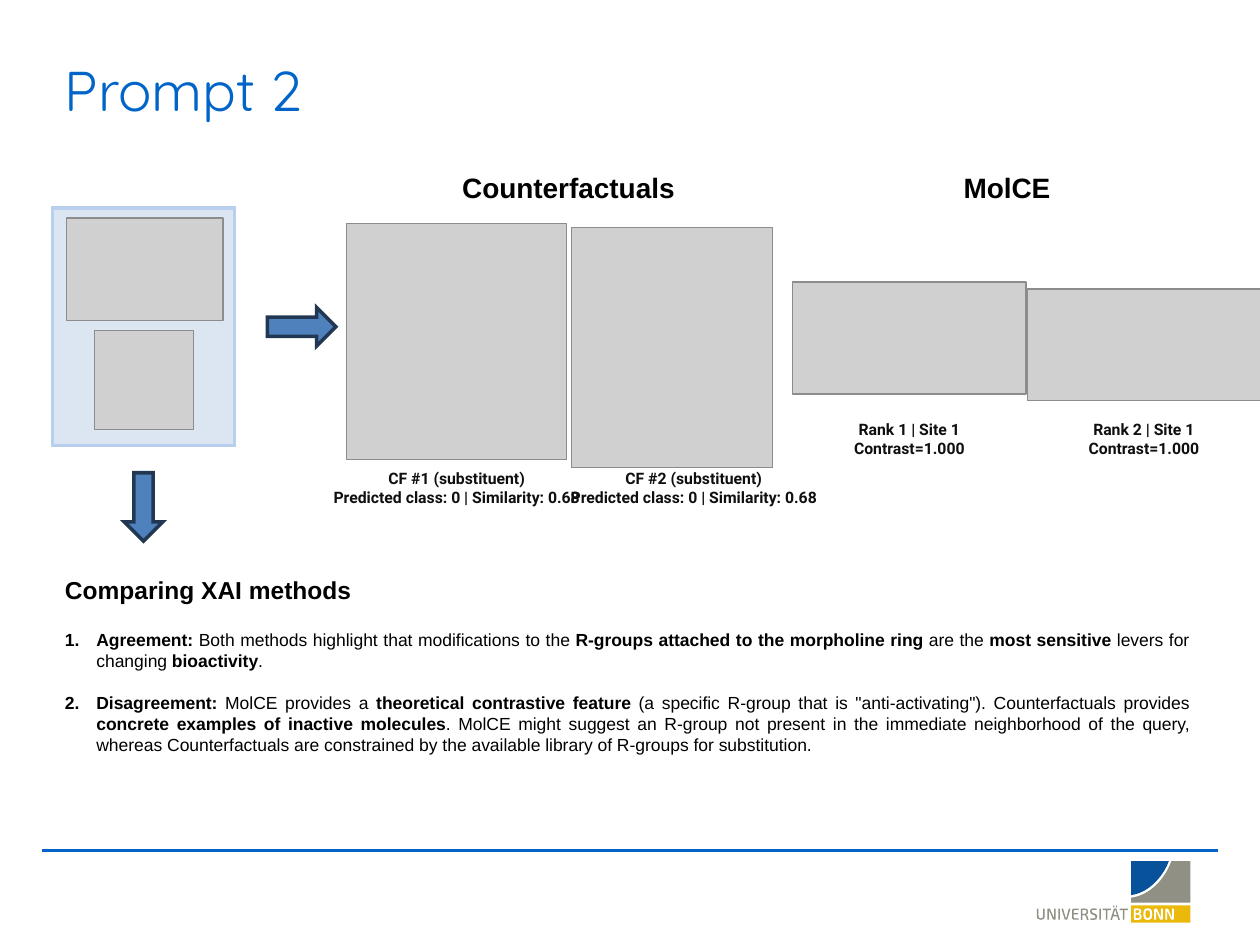
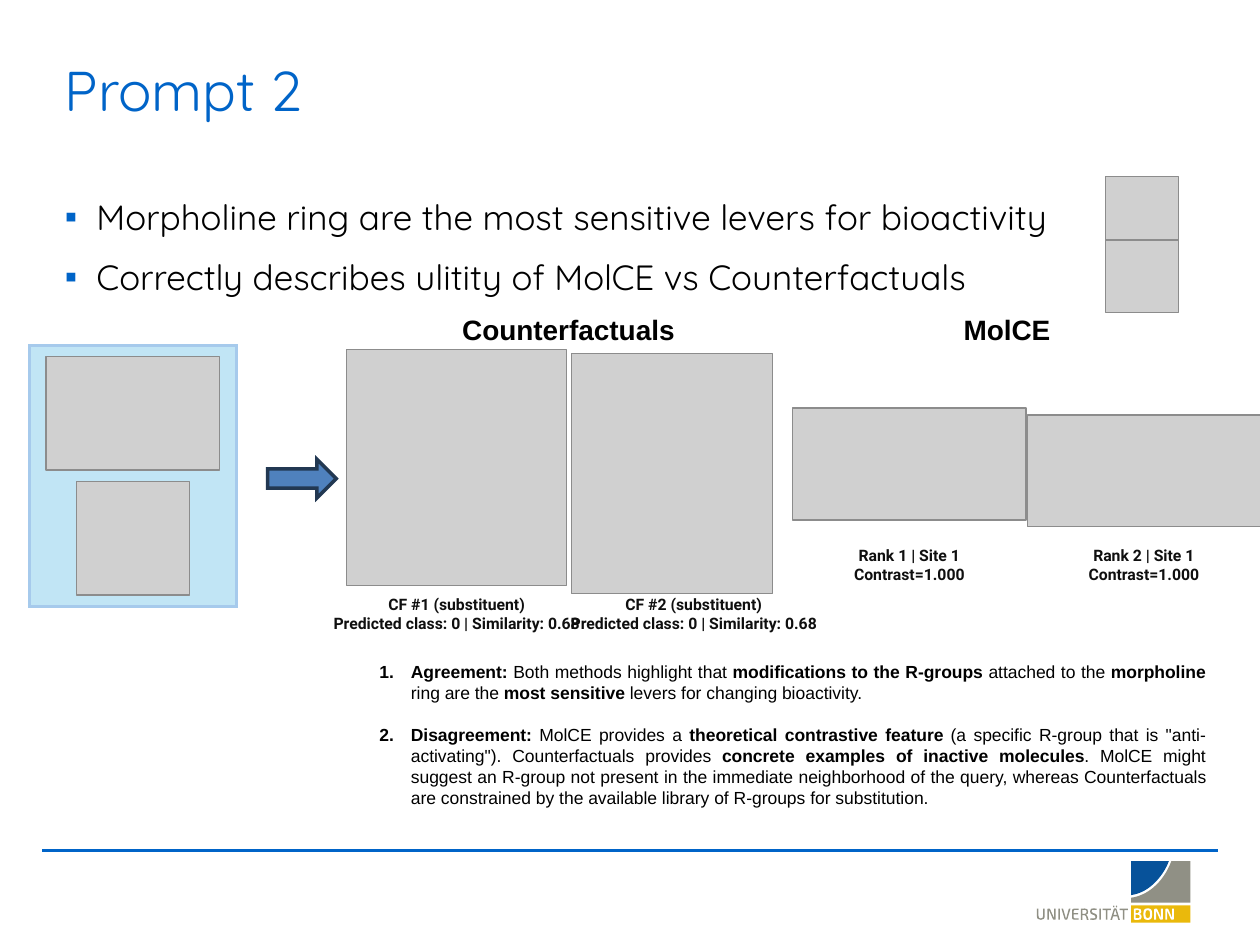
Before and after one commit to LSI-Uni-Bonn/ChemicHAL, a slide deck: slide 12 of slides/AI_Agent_Explainability.pptx. Drawn at 1260x945 pixels with LibreOffice and Linux fonts; fonts in the diff are those of the drawing; grey boxes stand for pictures; background and template pictures are left out. Boxes give left, top, right and bottom in pixels: in the first picture for what was removed or moved away, otherwise in the second. Text is boxed around its words. In the diff, an @@ line names an element or a change of style, - is before the commit and + after.

```diff
--- a/slides/AI_Agent_Explainability.pptx
+++ b/slides/AI_Agent_Explainability.pptx
@@ picture added at bbox=[1106, 176, 1179, 249] @@
@@ rectangle removed at bbox=[53, 208, 236, 445] @@
@@ text added at bbox=[96, 204, 1047, 297], 20 pt, text #000000 @@
+▪ Morpholine ring are the most sensitive levers for bioactivity
+▪ Correctly describes ulitity of MolCE vs Counterfactuals
@@ picture added at bbox=[1106, 241, 1179, 314] @@
@@ text "Counterfactuals": place and size @@
-text "Counterfactuals" at bbox=[462, 177, 674, 199]
+text "Counterfactuals" at bbox=[462, 319, 674, 341]
@@ text "MolCE": place and size @@
-text "MolCE" at bbox=[964, 177, 1051, 199]
+text "MolCE" at bbox=[964, 319, 1051, 341]
@@ rectangle added at bbox=[29, 345, 236, 606], fill #C1E5F5, outline #A6CAEC 1.5 pt @@
@@ picture: place and size @@
-picture at bbox=[67, 218, 223, 320]
+picture at bbox=[47, 357, 220, 470]
@@ right arrow removed at bbox=[124, 473, 163, 541] @@
@@ right arrow: place and size @@
-right arrow at bbox=[267, 307, 335, 346]
+right arrow at bbox=[267, 460, 335, 499]
@@ picture: place and size @@
-picture at bbox=[94, 330, 194, 430]
+picture at bbox=[76, 481, 189, 595]
@@ 4 pictures, 4 texts: place and size @@
-4 pictures, 4 texts at bbox=[334, 223, 1260, 507]
+4 pictures, 4 texts at bbox=[334, 349, 1260, 633]
@@ text at bbox=[65, 581, 351, 604]: paragraph removed @@
-Comparing XAI methods
@@ text "Agreement: Both methods highlight that ...": place and size @@
-text "Agreement: Both methods highlight that ..." at bbox=[65, 581, 1190, 755]
+text "Agreement: Both methods highlight that ..." at bbox=[411, 665, 1206, 808]
@@ text at bbox=[411, 665, 1206, 703]: bold on in "modifications to the"; bold off in "attached to the ring bioactivity." @@
```
Also in this commit, not shown: 23 other slides changed.
